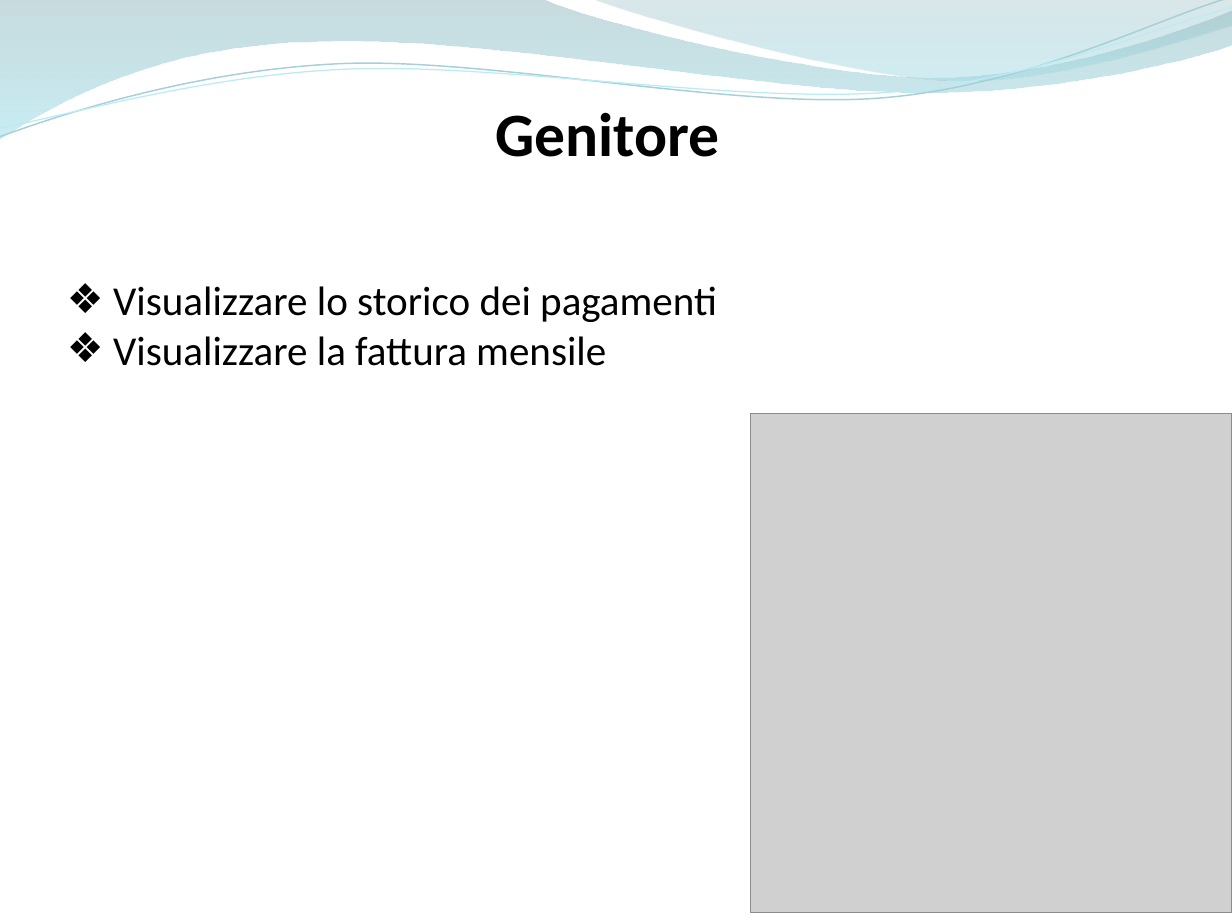
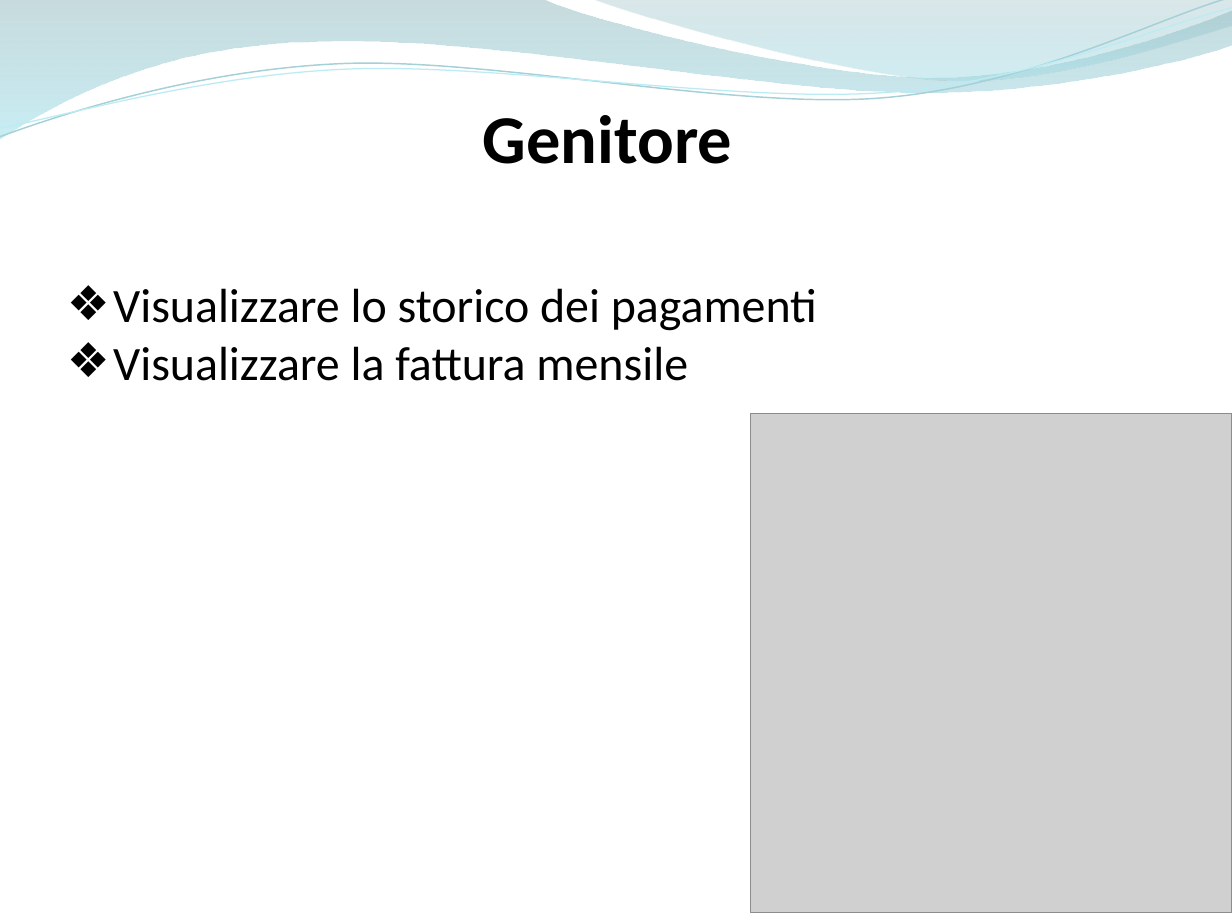
Before and after one commit to ammirate/at-silo, a slide deck: slide 7 of Presentazione/Atsilo2/Atsilo_M_PresentazioneFinale.pptx. Drawn at 1232x924 pixels with LibreOffice and Linux fonts; fonts in the diff are those of the drawing; grey boxes stand for pictures. Boxes give left, top, right and bottom in pixels: in the first picture for what was removed or moved away, otherwise in the second. Text is boxed around its words. In the diff, an @@ line names an element or a change of style, - is before the commit and + after.

```diff
--- a/Presentazione/Atsilo2/Atsilo_M_PresentazioneFinale.pptx
+++ b/Presentazione/Atsilo2/Atsilo_M_PresentazioneFinale.pptx
@@ text "Genitore" at bbox=[483, 115, 732, 164]: size 36 to 40 pt @@
@@ text "Visualizzare lo storico dei pagamenti" at bbox=[113, 288, 817, 381]: size 24 to 28 pt @@
```
Also in this commit, not shown: 6 other slides changed, 9 slides added, 1 slide removed.
